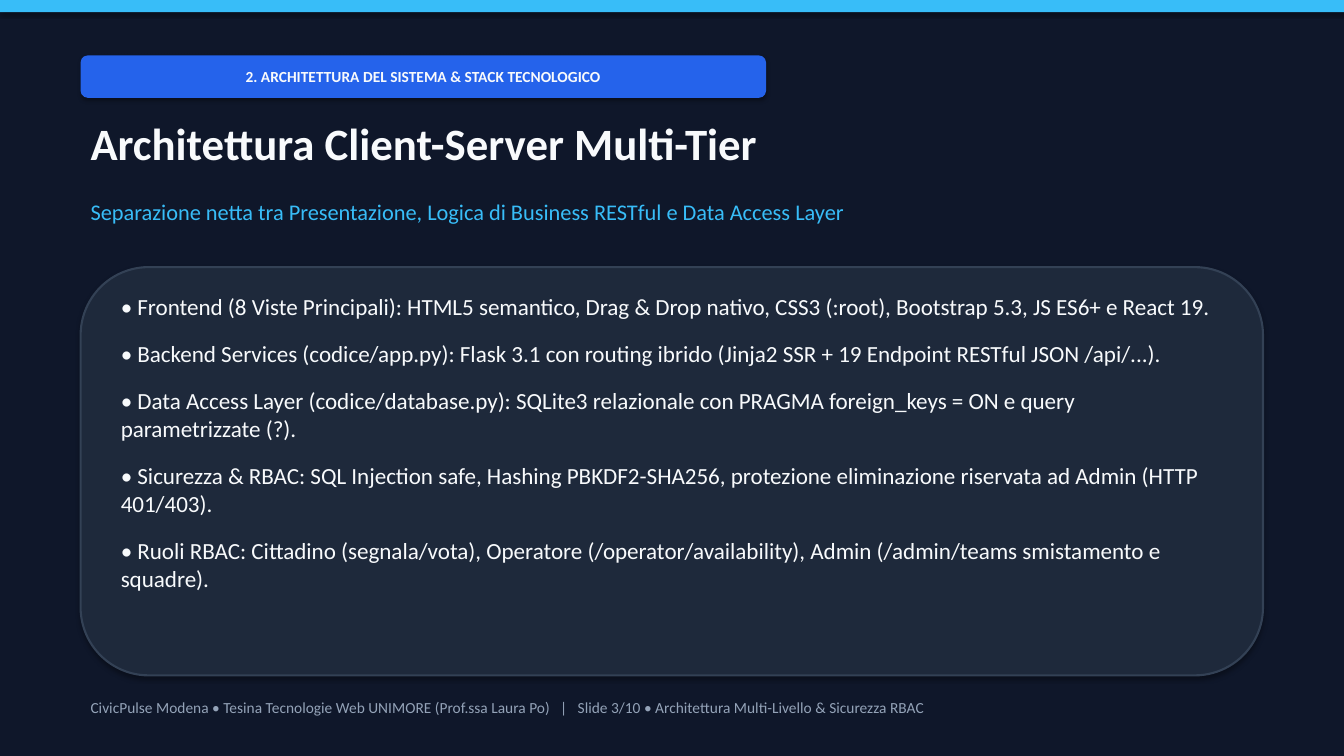
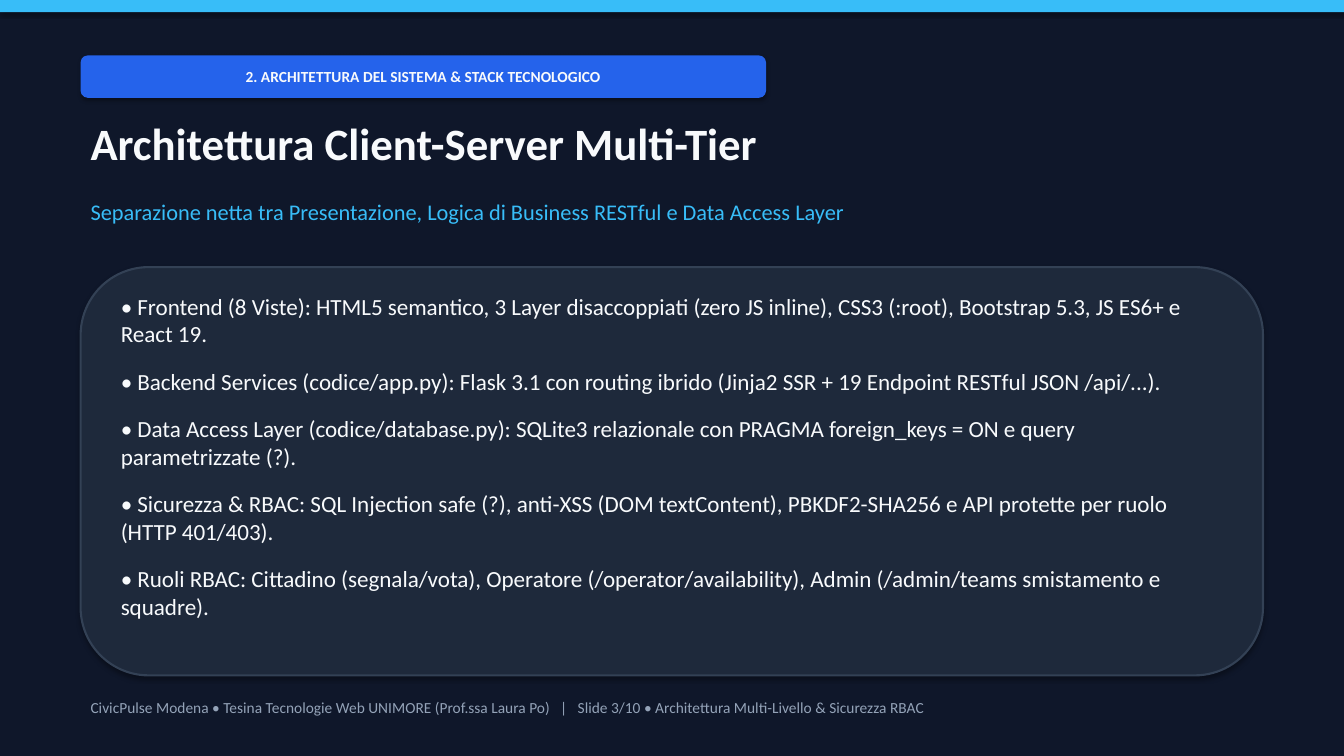
Before and after one commit to GandalfSilente/tesina-web, a slide deck: slide 3 of presentazione/Presentazione_Tesina_CivicPulse.pptx. Drawn at 1344x756 pixels with LibreOffice and Linux fonts; fonts in the diff are those of the drawing. Boxes give left, top, right and bottom in pixels: in the first picture for what was removed or moved away, otherwise in the second. Text is boxed around its words. In the diff, an @@ line names an element or a change of style, - is before the commit and + after.

Commit message:
Enforce 3-layer separation, DOM XSS safety, and admin-only team reassignment

```diff
--- a/presentazione/Presentazione_Tesina_CivicPulse.pptx
+++ b/presentazione/Presentazione_Tesina_CivicPulse.pptx
@@ text at (x1=121, y1=298, x2=1180, y2=342): text changed @@
-• Frontend (8 Viste Principali): HTML5 semantico, Drag & Drop nativo, CSS3 (:root), Bootstrap 5.3, JS ES6+ e React 19.
+• Frontend (8 Viste): HTML5 semantico, 3 Layer disaccoppiati (zero JS inline), CSS3 (:root), Bootstrap 5.3, JS ES6+ e React 19.
@@ text at (x1=121, y1=495, x2=1167, y2=543): text changed @@
-• Sicurezza & RBAC: SQL Injection safe, Hashing PBKDF2-SHA256, protezione eliminazione riservata ad Admin (HTTP 401/403).
+• Sicurezza & RBAC: SQL Injection safe (?), anti-XSS (DOM textContent), PBKDF2-SHA256 e API protette per ruolo (HTTP 401/403).
```
Also in this commit, not shown: 10 other files.
